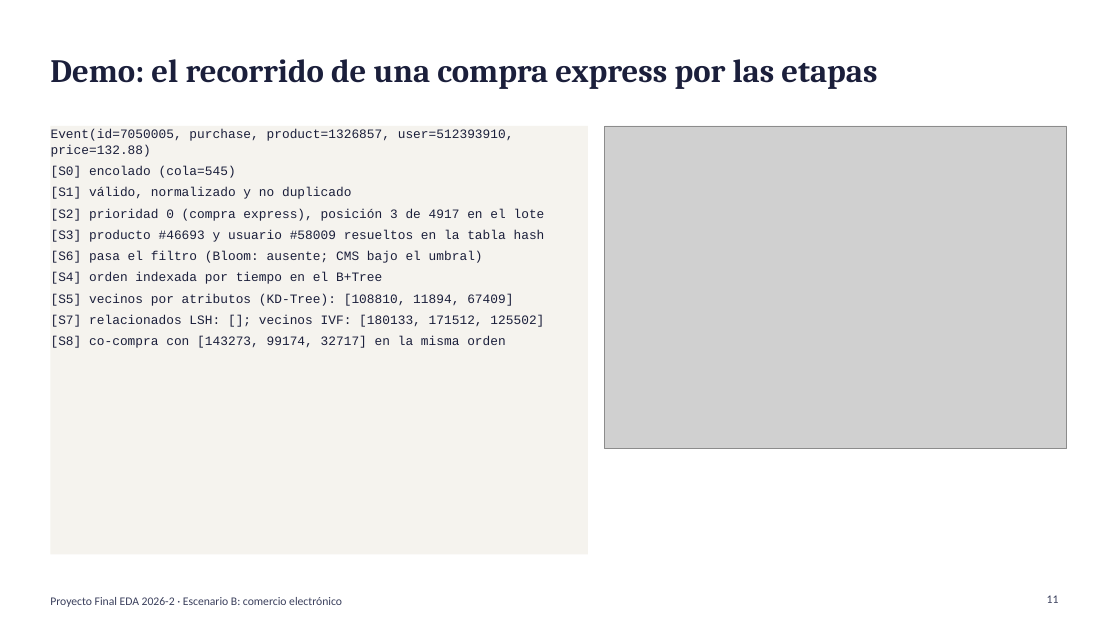
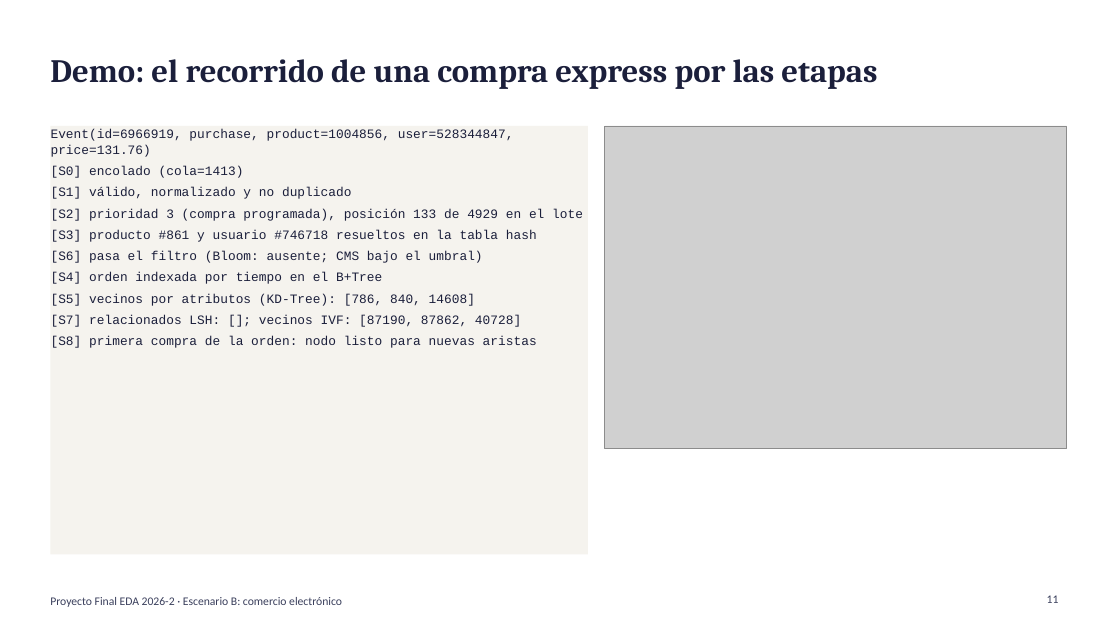
Before and after one commit to dantebarreto-gif/Proyecto-Final-E-AD, a slide deck: slide 11 of report/Presentacion_Final.pptx. Drawn at 1120x630 pixels with LibreOffice and Linux fonts; fonts in the diff are those of the drawing; grey boxes stand for pictures. Boxes give left, top, right and bottom in pixels: in the first picture for what was removed or moved away, otherwise in the second. Text is boxed around its words. In the diff, an @@ line names an element or a change of style, - is before the commit and + after.

```diff
--- a/report/Presentacion_Final.pptx
+++ b/report/Presentacion_Final.pptx
@@ text in rectangle at (51, 129, 514, 178): text changed @@
-Event(id=7050005, purchase, product=1326857, user=512393910, price=132.88)
-[S0] encolado (cola=545)
+Event(id=6966919, purchase, product=1004856, user=528344847, price=131.76)
+[S0] encolado (cola=1413)
@@ text in rectangle at (51, 208, 583, 242): text changed @@
-[S2] prioridad 0 (compra express), posición 3 de 4917 en el lote
-[S3] producto #46693 y usuario #58009 resueltos en la tabla hash
+[S2] prioridad 3 (compra programada), posición 133 de 4929 en el lote
+[S3] producto #861 y usuario #746718 resueltos en la tabla hash
@@ text in rectangle at (51, 293, 537, 348): text changed @@
-[S5] vecinos por atributos (KD-Tree): [108810, 11894, 67409]
-[S7] relacionados LSH: []; vecinos IVF: [180133, 171512, 125502]
-[S8] co-compra con [143273, 99174, 32717] en la misma orden
+[S5] vecinos por atributos (KD-Tree): [786, 840, 14608]
+[S7] relacionados LSH: []; vecinos IVF: [87190, 87862, 40728]
+[S8] primera compra de la orden: nodo listo para nuevas aristas
```
Also in this commit, not shown: 7 other slides changed, 10 other files.
